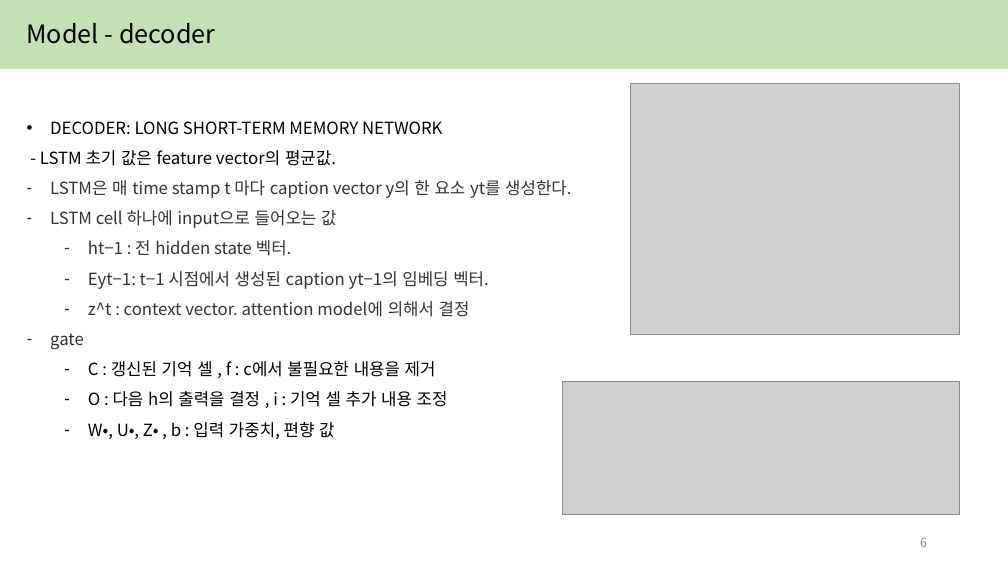
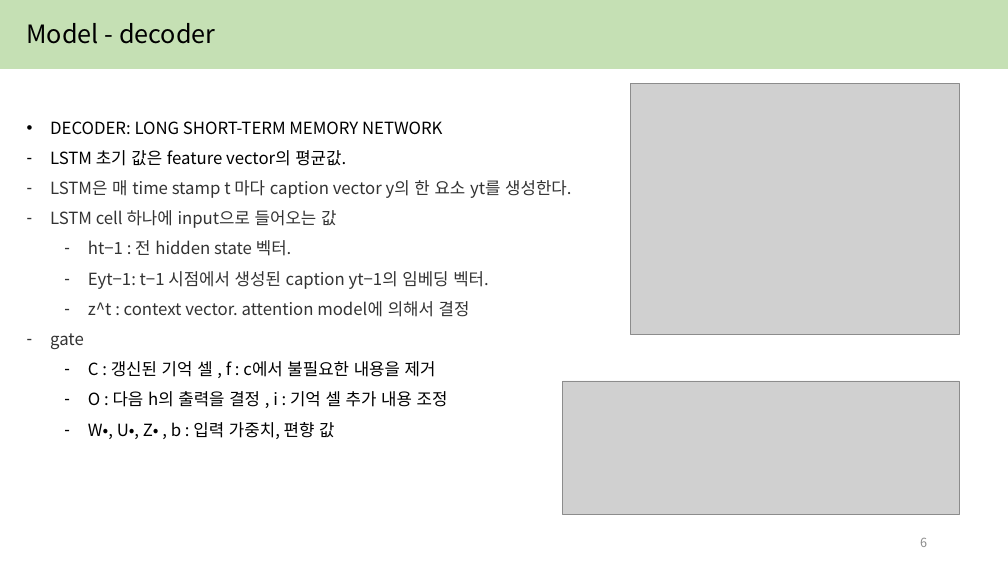
Before and after one commit to yejin087/study_image_caption, a slide deck: slide 6 of 4주차.pptx. Drawn at 1008x567 pixels with LibreOffice and Linux fonts; fonts in the diff are those of the drawing; grey boxes stand for pictures. Boxes give left, top, right and bottom in pixels: in the first picture for what was removed or moved away, otherwise in the second. Text is boxed around its words. In the diff, an @@ line names an element or a change of style, - is before the commit and + after.

```diff
--- a/4주차.pptx
+++ b/4주차.pptx
@@ text at (50,150,346,166): text changed @@
-- LSTM 초기 값은 feature vector의 평균값.
+– LSTM 초기 값은 feature vector의 평균값.
```
Also in this commit, not shown: 5 other slides changed, 3 slides added, 8 other files.
